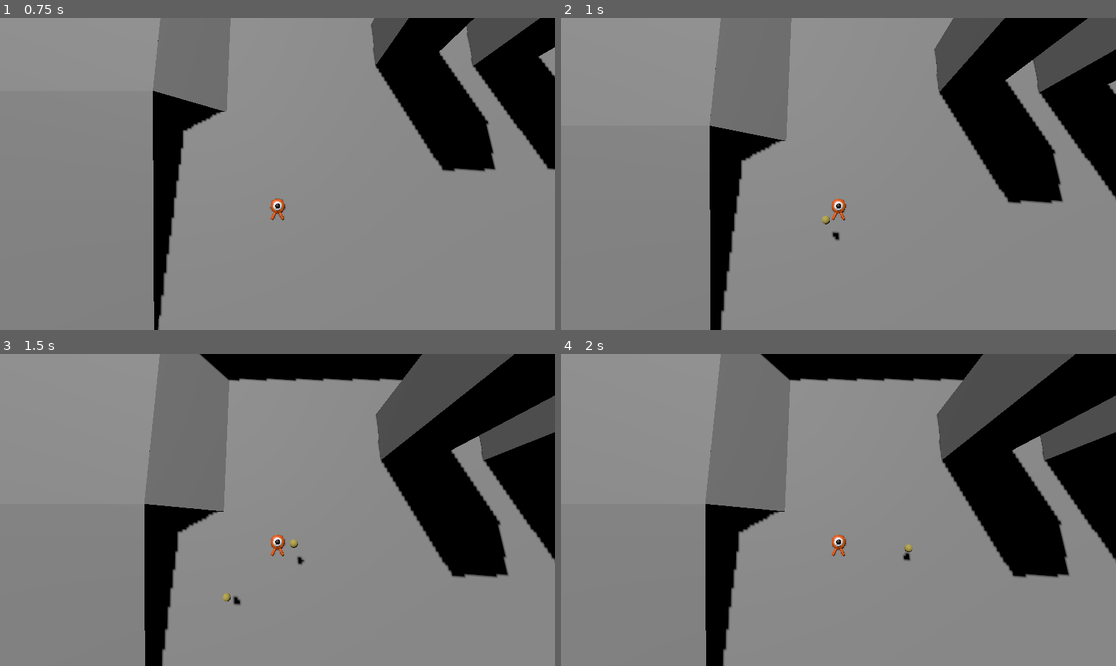
Above: before the commit, frames 1-4 (two rows, left to right).
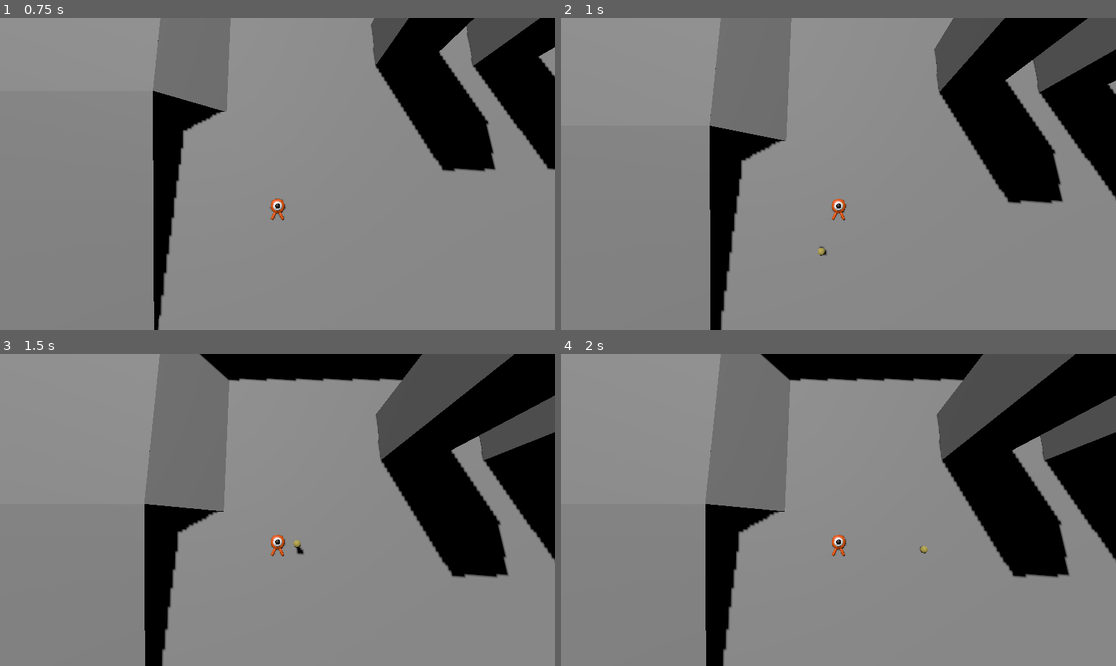
Above: after the commit, the same moments.

Repository: renatotaniii/silly-run
Game: Godot game, scene res://godot/main.tscn
Same seed, same stepped clock (60 frames per second), same inputs: the game is played once before the commit and once after it.
Inputs (mouse positions are in pixels of both pictures, inside the frame that each line leads up to):
- Up to frame 1 (0.75 s): move the mouse to (249, 236) at 0.52 s; hold W (move_forward) from 0.53 s (still down); tap Shift (dash) at 0.6 s
- Up to frame 2 (1 s): keep holding W (move_forward); tap Space (jump) at 0.77 s; click (810, 236) at 0.8 s
- Up to frame 3 (1.5 s): release W (move_forward) at 1.25 s; drag from (444, 556) to (249, 572) at 1.27 s
- Up to frame 4 (2 s): no input

Frame 1 is identical in both runs. In frame 2, 0.1% of the frame differs, in the area x 46-51%, y 63-77%; in frame 3, 0.2%, in the area x 40-55%, y 59-81%; in frame 4, less than 0.1%.

Commit message:
feat: add new logic for use_throw

Diff:
--- a/godot/items/base_item.gd
+++ b/godot/items/base_item.gd
@@ -27,6 +27,7 @@
 #@onready var item_node: RigidBody3D = get_node(node_path) # not sure if this is needed
 
 # Item properties
+@export var item_name: String = "Unnamed Item"
 @export var max_speed: float = 20.0
 @export var max_range: float = 100.0
 
@@ -36,11 +37,12 @@
 @export var friction_constant: float = 0.1
 
 @export var shoot_speed: float = 50.0
-@export var throw_speed: float = 15.0
+@export var throw_speed: float = 20.0
 @export var cast_time: float = 1.0       # multiplier
 @export var despawn_timer: float = 20.0
 
 # Physics-related
+var ground: Plane = Plane(Vector3.UP, 0)   # change to height map at some point
 var queued_action: ActionType = ActionType.NONE
 var queued_velocity: Vector3 = Vector3.ZERO
 var queued_direction: Vector3 = Vector3.ZERO
@@ -71,41 +73,69 @@
 		ActionType.PUSH:
 			state.apply_impulse(queued_velocity)
 		ActionType.THROW:
-			var impulse = queued_direction * throw_speed
-			state.apply_impulse(impulse)
+			state.apply_impulse(queued_direction * throw_speed)
 
 	# Reset
 	queued_action = ActionType.NONE
 	queued_direction = Vector3.ZERO
 
+
 func push(velocity: Vector3, strength_scalar: float = 1.0):
 	queued_action = ActionType.PUSH
 	queued_velocity = velocity * strength_scalar
 
-func use_throw(item_node: BaseItem, origin: Marker3D, xz_direction: Vector3, xz_distance: float):
-	origin.add_child(item_node)             # generate the node
-	item_node.position = origin.position
+
+func get_theoretical_throw_distance(origin: Vector3):
+	var height = ground.distance_to(origin)
+
+	# displacement = initial_v * time + 0.5 * (acceleration * time^2)
+	# time = sqrt(2 * acceleration * distance + initial_u^2) - initial_u / acceleration
+	var time_to_ground = (sqrt(2 * (gravity * gravity_scale) * height)) / (gravity * gravity_scale)   # u = 0
+	var theoretical_distance = throw_speed * time_to_ground
+
+	# Debugging
+	print("Time: ", time_to_ground)
+	print("Theoretical distance: ", theoretical_distance)
+
+	return theoretical_distance
+
+
+func calculate_throw_angle(xz_distance: Vector3, throw_origin: Vector3):
+
+
+	pass
+
+
+func use_throw(
+	item_node: BaseItem,
+	throw_origin: Marker3D,
+	world: Node3D,
+	player_to_cursor: Vector3,
+	global_mouse_pos: Vector3
+	):
+	throw_speed = 20.0
+
+	world.add_child(item_node)
+	item_node.global_position = throw_origin.global_position
 	item_node.name = "Yeet"
 
+	# TODO: Fix either player_to_cursor or item_node.position.
+	#       Currently the ball is undershooting.
 	queued_action = ActionType.THROW
-	queued_direction = xz_direction
+	queued_direction = player_to_cursor.normalized()
 
-	# displacement = initial_v * time + 0.5 * (acceleration * time^2)
-	# time = 0.5 * (sqrt(2 * acceleration * displacement + initial_v^2) * initial_v)
-	var height = item_node.position.y + 2             # TODO: change to ground intercept
-	var ground_velocity = xz_direction * throw_speed  # throw parallel to ground
-	var time_to_ground = (sqrt(2 * (gravity * gravity_scale) * height)) / (gravity * gravity_scale)   # u = 0
-	var theoretical_distance = (ground_velocity * time_to_ground).length()          # a = 0
+	var dx = player_to_cursor.x
+	var dz = player_to_cursor.z
+	var xz_distance = Vector3(dx, 0, dz).length()
 
-	print("Ground speed: ", ground_velocity.length())
-	print("Velocity vector: ", ground_velocity)
-	print("Time: ", time_to_ground)
-	print("Theoretical distance: ", theoretical_distance)
+	var theoretical_distance = get_theoretical_throw_distance(item_node.position)
 
 	# Choose throw angle above or below XZ-plane
 	if xz_distance < theoretical_distance:
 		print("-- Near --")
-	elif xz_distance >= theoretical_distance:
+		throw_speed = 25
+		queued_direction = (global_mouse_pos - item_node.global_position).normalized()
+	elif xz_distance <= max_range:
 		print("-- Far --")
 	else:
 		print("Something is wrong...")
--- a/godot/player.gd
+++ b/godot/player.gd
@@ -22,8 +22,12 @@
 var dash_timer = 0.0
 var is_dashing = false
 
-# Item declarations
+# Node declarations
 var Ball = preload("res://godot/items/ball.tscn")
+
+
+func _init() -> void:
+	pass
 
 
 func _ready() -> void:
@@ -51,13 +55,13 @@
 	if input_direction.length() > 0:
 		momentum = min(momentum + momentum_increase_rate * delta, max_momentum)
 	else:
-		momentum = max(momentum - momentum_decay_rate * delta, 1.0)
+		momentum = max(momentum - (momentum_decay_rate * delta), 1.0)
 
 	# Dash
 	if is_dashing:
 		print(input_direction)
 		velocity = input_direction * dash_force
-	# Stop walking velocity on dash
+		# Stop walking velocity on dash
 	else:
 		# Apply movement
 		var target_velocity = input_direction * move_speed * momentum
@@ -68,23 +72,17 @@
 		is_dashing = true
 		dash_timer = dash_duration
 
-	if Input.is_action_just_pressed("throw_object"): # ray
-		var mouse_pos = get_mouse_pos()          # point
+	if Input.is_action_just_pressed("throw_object"):
+		var origin = self.get_node("Pivot/ThrowOrigin")
+		var world_location = self.get_node("../ThrownInstances")
 
-		var resultant = mouse_pos - global_position
-		var dx = resultant.x
-		var dz = resultant.z
-		var xz_direction = Vector3(dx, 0, dz).normalized()
-		var xz_distance = sqrt(dx**2 + dz**2)
+		var global_mouse_pos = get_mouse_pos()  # Vector3 (point on ground)
+		var player_to_cursor = global_mouse_pos - self.global_position  # Vector3
 
 		# TODO: Combine with inventory system. For now, we'll just use a ball.
-		var item = Ball.instantiate()    # node
+		var item = Ball.instantiate()
 
-		# TODO: Adjust ThrowOrigin (Marker3D) according to player proportions.
-		# https://docs.godotengine.org/en/stable/tutorials/physics/using_character_body_2d.html#bouncing-reflecting
-		var origin = $Pivot/ThrowOrigin
-
-		item.use_throw(item, origin, xz_direction, xz_distance)
+		item.use_throw(item, origin, world_location, player_to_cursor, global_mouse_pos)
 
 	if is_dashing:
 		dash_timer -= delta
@@ -150,7 +148,7 @@
 func get_mouse_pos():
 	# TODO: Use a height map? When clicking on an elevation, parallax is
 	#       not being taken into account.
-	var plane = Plane(Vector3.UP, -1)  # XZ-plane at Y=-1
+	var plane = Plane(Vector3.UP, 0)  # XZ-plane at Y=0
 	var mouse_pos = get_viewport().get_mouse_position()
 	var cam_ray_origin = $CameraPivot/Camera3D.project_ray_origin(mouse_pos)     # point
 	var cam_ray_direction = $CameraPivot/Camera3D.project_ray_normal(mouse_pos)  # ray
Not shown, added: godot/main.tscn6409718450.tmp
Not shown, added: godot/main.tscn6415619327.tmp
